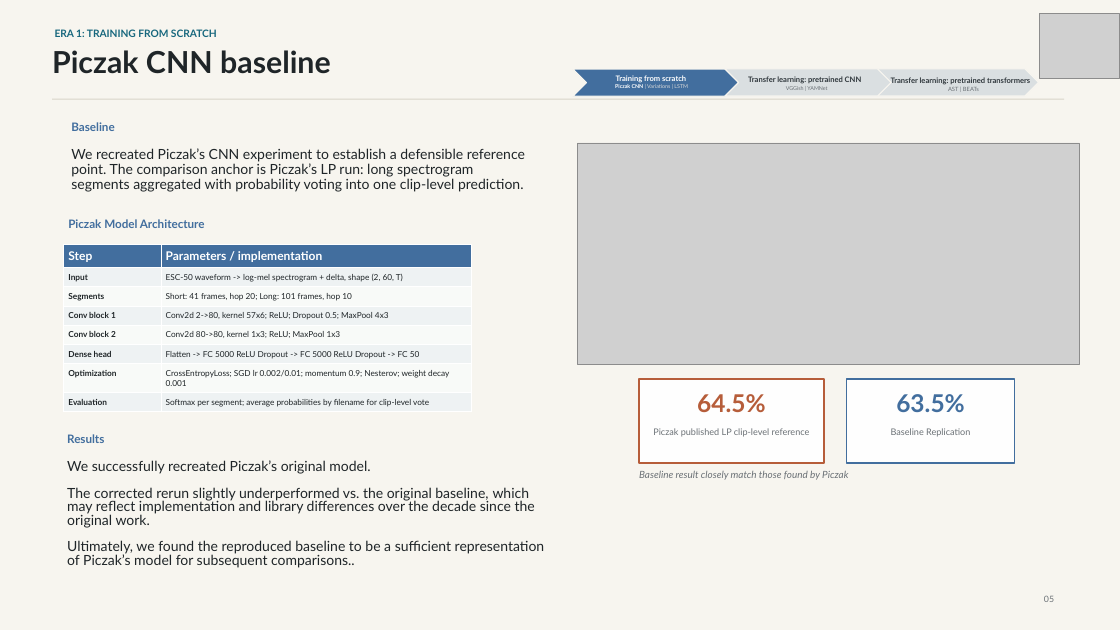
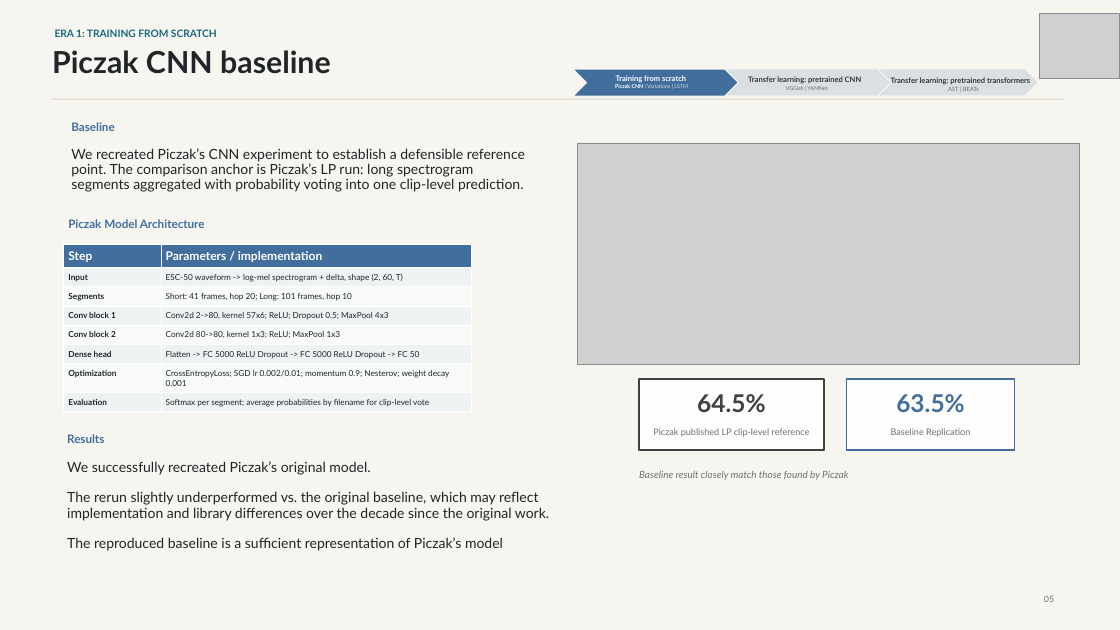
Before and after one commit to JdogLloyd1/DeepLearning5888Project, a slide deck: slide 6 of Docs/Final_Project_Presentation_Draft.pptx (slide 5 before the commit). Drawn at 1120x630 pixels with LibreOffice and Linux fonts; fonts in the diff are those of the drawing; grey boxes stand for pictures. Boxes give left, top, right and bottom in pixels: in the first picture for what was removed or moved away, otherwise in the second. Text is boxed around its words. In the diff, an @@ line names an element or a change of style, - is before the commit and + after.

```diff
--- a/Docs/Final_Project_Presentation_Draft.pptx
+++ b/Docs/Final_Project_Presentation_Draft.pptx
@@ rectangle: place and size @@
-rectangle at box(639, 379, 824, 463)
+rectangle at box(639, 379, 824, 450)
@@ rectangle at box(639, 379, 824, 450): outline #B65D3A 1.4 pt to #404040 1.4 pt @@
@@ rectangle: place and size @@
-rectangle at box(847, 379, 1015, 463)
+rectangle at box(847, 379, 1015, 450)
@@ text "64.5%" at box(697, 394, 765, 412): text colour #B65D3A to #404040 @@
@@ text at box(67, 491, 549, 551): text changed @@
-The corrected rerun slightly underperformed vs. the original baseline, which may reflect implementation and library differences over the decade since the original work.
-Ultimately, we found the reproduced baseline to be a sufficient representation of Piczak’s model for subsequent comparisons..
+The rerun slightly underperformed vs. the original baseline, which may reflect implementation and library differences over the decade since the original work.
+The reproduced baseline is a sufficient representation of Piczak’s model
```
Also in this commit, not shown: 6 other slides changed, 1 slide added.
